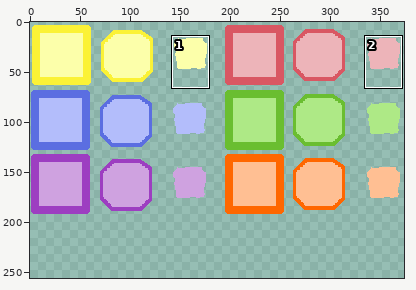
Pixel-art file, stored at assets/tile-pholders.aseprite. Above, an overview of the earlier version with the close-up marked.
Close-up. Old version:
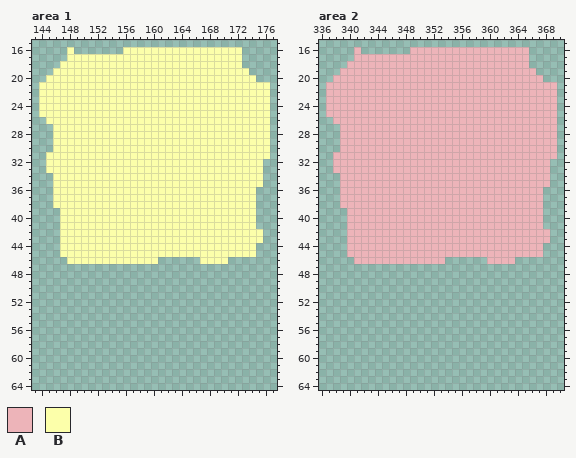
512x256 pixels, 1 frame. Shown: area 1: x 143..177, y 15..64; area 2: x 336..370, y 15..64. The wide view leaves out empty margins. The commit also changed other parts of the picture, which this record leaves out.
Palette (. is transparent): A #edb4b9  B #fcffaa
Pixels before, area 1, first column x 144:
16 ....B.......BBBBBBBBBBBBBBBBB....
17 ....BBBBBBBBBBBBBBBBBBBBBBBBB....
18 ...BBBBBBBBBBBBBBBBBBBBBBBBBB....
19 ..BBBBBBBBBBBBBBBBBBBBBBBBBBBB...
20 .BBBBBBBBBBBBBBBBBBBBBBBBBBBBBB..
21 BBBBBBBBBBBBBBBBBBBBBBBBBBBBBBBBB
22 BBBBBBBBBBBBBBBBBBBBBBBBBBBBBBBBB
23 BBBBBBBBBBBBBBBBBBBBBBBBBBBBBBBBB
24 BBBBBBBBBBBBBBBBBBBBBBBBBBBBBBBBB
25 BBBBBBBBBBBBBBBBBBBBBBBBBBBBBBBBB
26 .BBBBBBBBBBBBBBBBBBBBBBBBBBBBBBBB
27 ..BBBBBBBBBBBBBBBBBBBBBBBBBBBBBBB
28 ..BBBBBBBBBBBBBBBBBBBBBBBBBBBBBBB
29 ..BBBBBBBBBBBBBBBBBBBBBBBBBBBBBBB
30 ..BBBBBBBBBBBBBBBBBBBBBBBBBBBBBBB
31 .BBBBBBBBBBBBBBBBBBBBBBBBBBBBBBBB
32 .BBBBBBBBBBBBBBBBBBBBBBBBBBBBBBB.
33 .BBBBBBBBBBBBBBBBBBBBBBBBBBBBBBB.
34 ..BBBBBBBBBBBBBBBBBBBBBBBBBBBBBB.
35 ..BBBBBBBBBBBBBBBBBBBBBBBBBBBBBB.
36 ..BBBBBBBBBBBBBBBBBBBBBBBBBBBBB..
37 ..BBBBBBBBBBBBBBBBBBBBBBBBBBBBB..
38 ..BBBBBBBBBBBBBBBBBBBBBBBBBBBBB..
39 ...BBBBBBBBBBBBBBBBBBBBBBBBBBBB..
40 ...BBBBBBBBBBBBBBBBBBBBBBBBBBBB..
41 ...BBBBBBBBBBBBBBBBBBBBBBBBBBBB..
42 ...BBBBBBBBBBBBBBBBBBBBBBBBBBBBB.
43 ...BBBBBBBBBBBBBBBBBBBBBBBBBBBBB.
44 ...BBBBBBBBBBBBBBBBBBBBBBBBBBBB..
45 ...BBBBBBBBBBBBBBBBBBBBBBBBBBBB..
46 ....BBBBBBBBBBBBB......BBBB......
Pixels before, area 2, first column x 337:
16 ....A.......AAAAAAAAAAAAAAAAA....
17 ....AAAAAAAAAAAAAAAAAAAAAAAAA....
18 ...AAAAAAAAAAAAAAAAAAAAAAAAAA....
19 ..AAAAAAAAAAAAAAAAAAAAAAAAAAAA...
20 .AAAAAAAAAAAAAAAAAAAAAAAAAAAAAA..
21 AAAAAAAAAAAAAAAAAAAAAAAAAAAAAAAAA
22 AAAAAAAAAAAAAAAAAAAAAAAAAAAAAAAAA
23 AAAAAAAAAAAAAAAAAAAAAAAAAAAAAAAAA
24 AAAAAAAAAAAAAAAAAAAAAAAAAAAAAAAAA
25 AAAAAAAAAAAAAAAAAAAAAAAAAAAAAAAAA
26 .AAAAAAAAAAAAAAAAAAAAAAAAAAAAAAAA
27 ..AAAAAAAAAAAAAAAAAAAAAAAAAAAAAAA
28 ..AAAAAAAAAAAAAAAAAAAAAAAAAAAAAAA
29 ..AAAAAAAAAAAAAAAAAAAAAAAAAAAAAAA
30 ..AAAAAAAAAAAAAAAAAAAAAAAAAAAAAAA
31 .AAAAAAAAAAAAAAAAAAAAAAAAAAAAAAAA
32 .AAAAAAAAAAAAAAAAAAAAAAAAAAAAAAA.
33 .AAAAAAAAAAAAAAAAAAAAAAAAAAAAAAA.
34 ..AAAAAAAAAAAAAAAAAAAAAAAAAAAAAA.
35 ..AAAAAAAAAAAAAAAAAAAAAAAAAAAAAA.
36 ..AAAAAAAAAAAAAAAAAAAAAAAAAAAAA..
37 ..AAAAAAAAAAAAAAAAAAAAAAAAAAAAA..
38 ..AAAAAAAAAAAAAAAAAAAAAAAAAAAAA..
39 ...AAAAAAAAAAAAAAAAAAAAAAAAAAAA..
40 ...AAAAAAAAAAAAAAAAAAAAAAAAAAAA..
41 ...AAAAAAAAAAAAAAAAAAAAAAAAAAAA..
42 ...AAAAAAAAAAAAAAAAAAAAAAAAAAAAA.
43 ...AAAAAAAAAAAAAAAAAAAAAAAAAAAAA.
44 ...AAAAAAAAAAAAAAAAAAAAAAAAAAAA..
45 ...AAAAAAAAAAAAAAAAAAAAAAAAAAAA..
46 ....AAAAAAAAAAAAA......AAAA......
The same view after the edit:
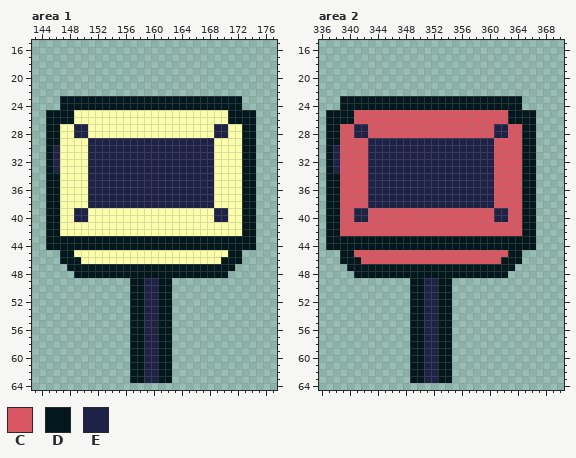
Colours new in this view: C #d95763  D #03181c  E #1e2247
Edits made:
Changed rows in their new state; - is an unchanged pixel.
Area 1, layer "Layer 1":
first column x 144:
16 ----.-------.................----
17 ----.........................----
18 ---..........................----
19 --............................---
20 -..............................--
21 .................................
22 .................................
23 ...DDDDDDDDDDDDDDDDDDDDDDDDDD....
24 ...DDDDDDDDDDDDDDDDDDDDDDDDDD....
25 .DDDD----------------------DDDD..
26 -DDDD----------------------DDDD..
27 -DD--EE------------------EE--DD..
28 -DD--EE------------------EE--DD..
29 -DD----EEEEEEEEEEEEEEEEEE----DD..
30 -DE----EEEEEEEEEEEEEEEEEE----DD..
31 -DE----EEEEEEEEEEEEEEEEEE----DD..
32 -DE----EEEEEEEEEEEEEEEEEE----DD.-
33 -DE----EEEEEEEEEEEEEEEEEE----DD.-
34 -DD----EEEEEEEEEEEEEEEEEE----DD.-
35 -DD----EEEEEEEEEEEEEEEEEE----DD.-
36 -DD----EEEEEEEEEEEEEEEEEE----DD--
37 -DD----EEEEEEEEEEEEEEEEEE----DD--
38 -DD----EEEEEEEEEEEEEEEEEE----DD--
39 -DD--EE------------------EE--DD--
40 -DD--EE------------------EE--DD--
41 -DD--------------------------DD--
42 -DD--------------------------DD.-
43 -DDDDDDDDDDDDDDDDDDDDDDDDDDDDDD.-
44 -DDDDDDDDDDDDDDDDDDDDDDDDDDDDDD--
45 ---DD----------------------DD..--
46 ---DDD-----------BBBBBB---DDD----
47 ----DDDDDDDDDDDDDDDDDDDDDDDD-----
48 -----DDDDDDDDDDDDDDDDDDDDDD------
49 -------------DDEEDD--------------
50 -------------DDEEDD--------------
51 -------------DDEEDD--------------
52 -------------DDEEDD--------------
53 -------------DDEEDD--------------
54 -------------DDEEDD--------------
55 -------------DDEEDD--------------
56 -------------DDEEDD--------------
57 -------------DDEEDD--------------
58 -------------DDEEDD--------------
59 -------------DDEEDD--------------
60 -------------DDEEDD--------------
61 -------------DDEEDD--------------
62 -------------DDEEDD--------------
63 -------------DDEEDD--------------
Area 2, layer "Layer 1":
first column x 337:
16 ----.-------.................----
17 ----.........................----
18 ---..........................----
19 --............................---
20 -..............................--
21 .................................
22 .................................
23 ..DDDDDDDDDDDDDDDDDDDDDDDDDD.....
24 ..DDDDDDDDDDDDDDDDDDDDDDDDDD.....
25 DDDDCCCCCCCCCCCCCCCCCCCCCCDDDD...
26 DDDDCCCCCCCCCCCCCCCCCCCCCCDDDD...
27 DDCCEECCCCCCCCCCCCCCCCCCEECCDD...
28 DDCCEECCCCCCCCCCCCCCCCCCEECCDD...
29 DDCCCCEEEEEEEEEEEEEEEEEECCCCDD...
30 DECCCCEEEEEEEEEEEEEEEEEECCCCDD...
31 DECCCCEEEEEEEEEEEEEEEEEECCCCDD...
32 DECCCCEEEEEEEEEEEEEEEEEECCCCDD..-
33 DECCCCEEEEEEEEEEEEEEEEEECCCCDD..-
34 DDCCCCEEEEEEEEEEEEEEEEEECCCCDD..-
35 DDCCCCEEEEEEEEEEEEEEEEEECCCCDD..-
36 DDCCCCEEEEEEEEEEEEEEEEEECCCCDD.--
37 DDCCCCEEEEEEEEEEEEEEEEEECCCCDD.--
38 DDCCCCEEEEEEEEEEEEEEEEEECCCCDD.--
39 DDCCEECCCCCCCCCCCCCCCCCCEECCDD.--
40 DDCCEECCCCCCCCCCCCCCCCCCEECCDD.--
41 DDCCCCCCCCCCCCCCCCCCCCCCCCCCDD.--
42 DDCCCCCCCCCCCCCCCCCCCCCCCCCCDD..-
43 DDDDDDDDDDDDDDDDDDDDDDDDDDDDDD..-
44 DDDDDDDDDDDDDDDDDDDDDDDDDDDDDD.--
45 --DDCCCCCCCCCCCCCCCCCCCCCCDD...--
46 --DDDCCCCCCCCCCCCCCCCCCCCDDD-----
47 ---DDDDDDDDDDDDDDDDDDDDDDDD------
48 ----DDDDDDDDDDDDDDDDDDDDDD-------
49 ------------DDEEDD---------------
50 ------------DDEEDD---------------
51 ------------DDEEDD---------------
52 ------------DDEEDD---------------
53 ------------DDEEDD---------------
54 ------------DDEEDD---------------
55 ------------DDEEDD---------------
56 ------------DDEEDD---------------
57 ------------DDEEDD---------------
58 ------------DDEEDD---------------
59 ------------DDEEDD---------------
60 ------------DDEEDD---------------
61 ------------DDEEDD---------------
62 ------------DDEEDD---------------
63 ------------DDEEDD---------------
